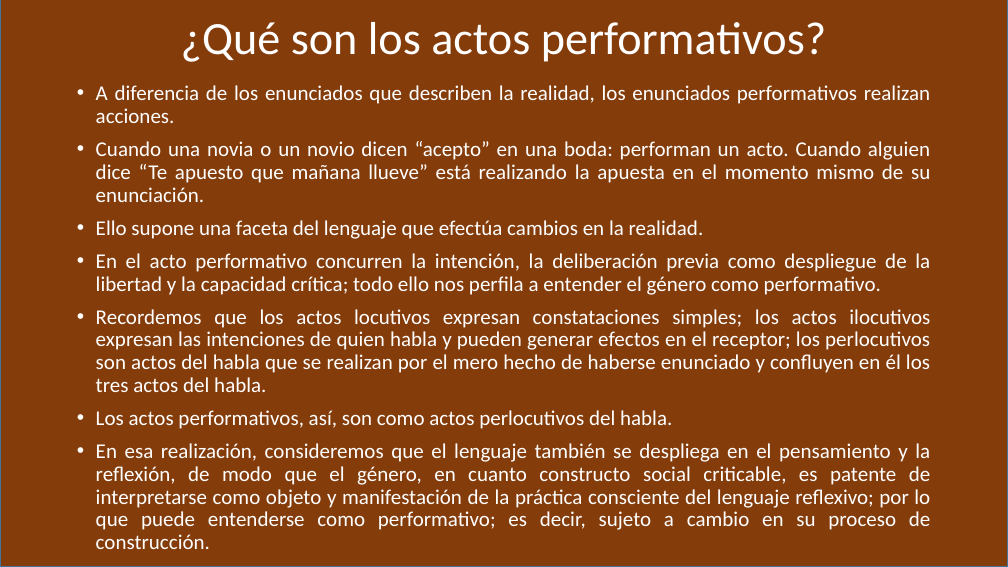
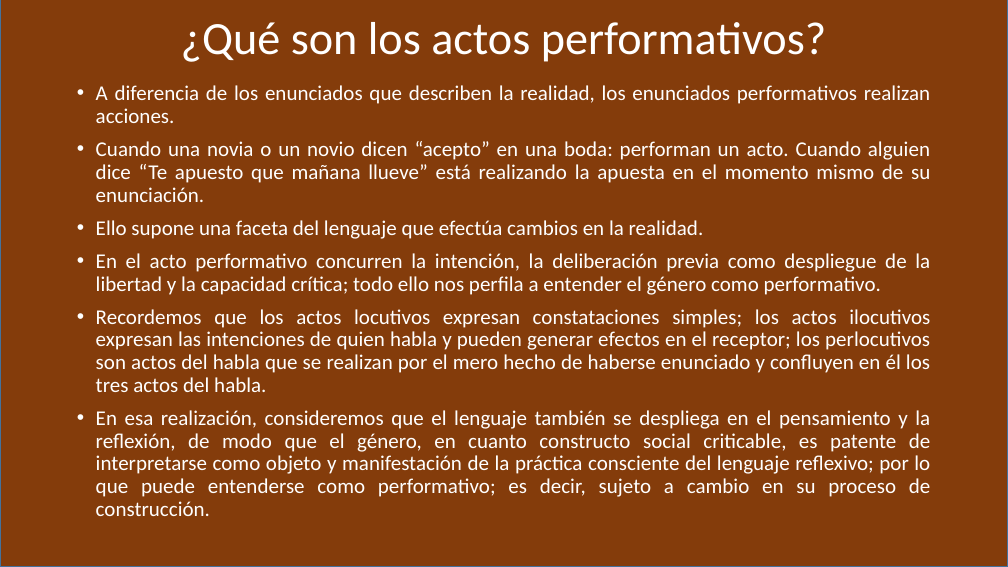
Before and after one commit to zaboltar/zaboltar.github.io, a slide deck: slide 4 of assets uarm/2019 sol-penscri-justfilpol/Judith Butler.pptx (slide 3 before the commit). Drawn at 1008x567 pixels with LibreOffice and Linux fonts; fonts in the diff are those of the drawing. Boxes give left, top, right and bottom in pixels: in the first picture for what was removed or moved away, otherwise in the second. Text is boxed around its words. In the diff, an @@ line names an element or a change of style, - is before the commit and + after.

```diff
--- a/assets uarm/2019 sol-penscri-justfilpol/Judith Butler.pptx
+++ b/assets uarm/2019 sol-penscri-justfilpol/Judith Butler.pptx
@@ text at [96,410,672,429]: paragraph removed @@
-• Los actos performativos, así, son como actos perlocutivos del habla.
```
Also in this commit, not shown: 10 other slides changed, 17 slides added, 3 other files.
